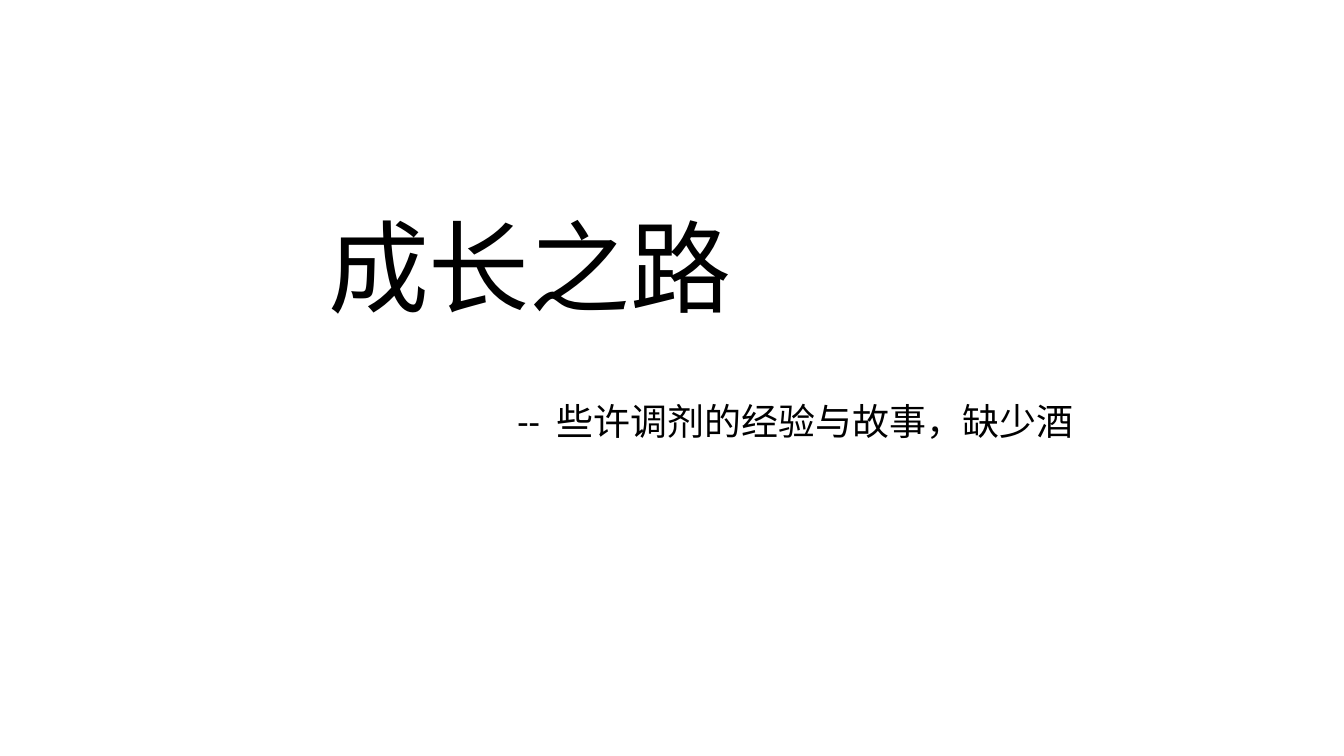
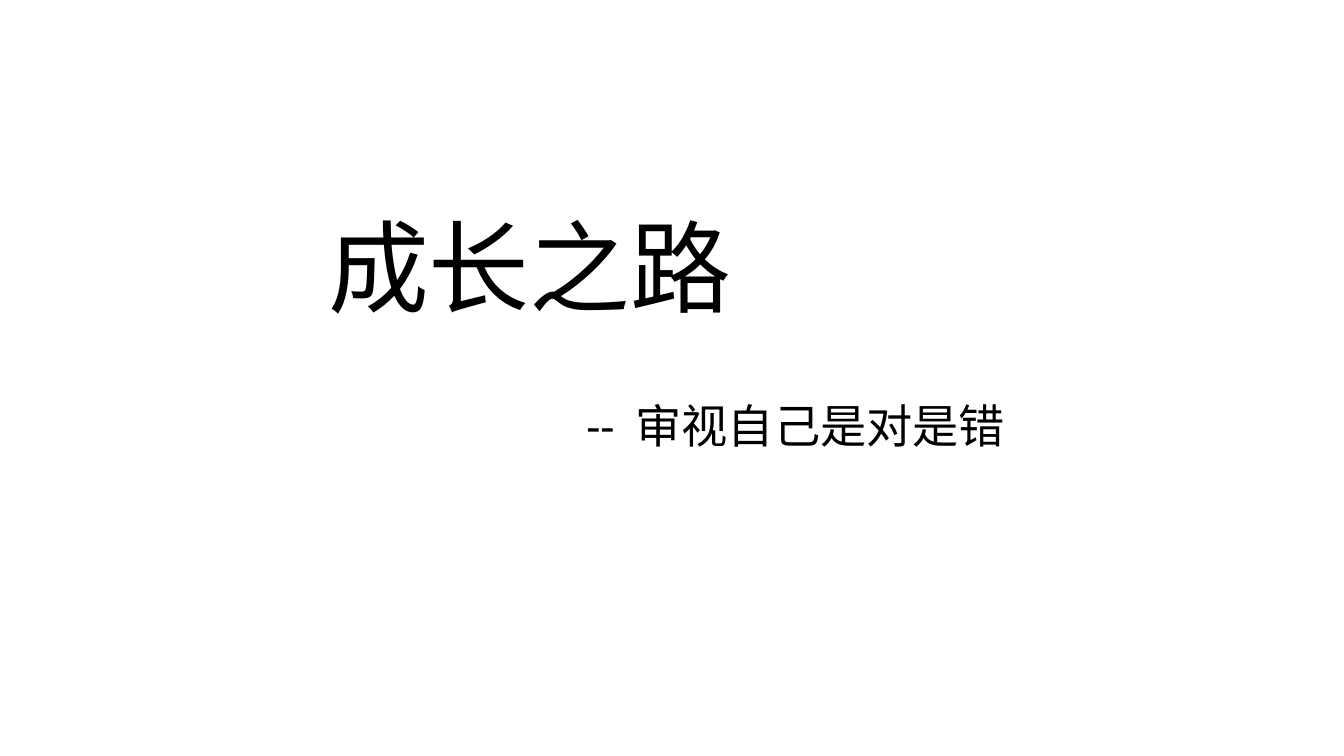
Before and after one commit to Kate-liu/Coder-Working, a slide deck: slide 1 of 9-Self article/标题Deno.pptx. Drawn at 1344x756 pixels with LibreOffice and Linux fonts; fonts in the diff are those of the drawing. Boxes give left, top, right and bottom in pixels: in the first picture for what was removed or moved away, otherwise in the second. Text is boxed around its words. In the diff, an @@ line names an element or a change of style, - is before the commit and + after.

```diff
--- a/9-Self article/标题Deno.pptx
+++ b/9-Self article/标题Deno.pptx
@@ subtitle at bbox=[635, 404, 1005, 447]: text changed; size 26.4 to 33 pt @@
--- 些许调剂的经验与故事，缺少酒
+-- 审视自己是对是错
```
Also in this commit, not shown: 1 other file.
